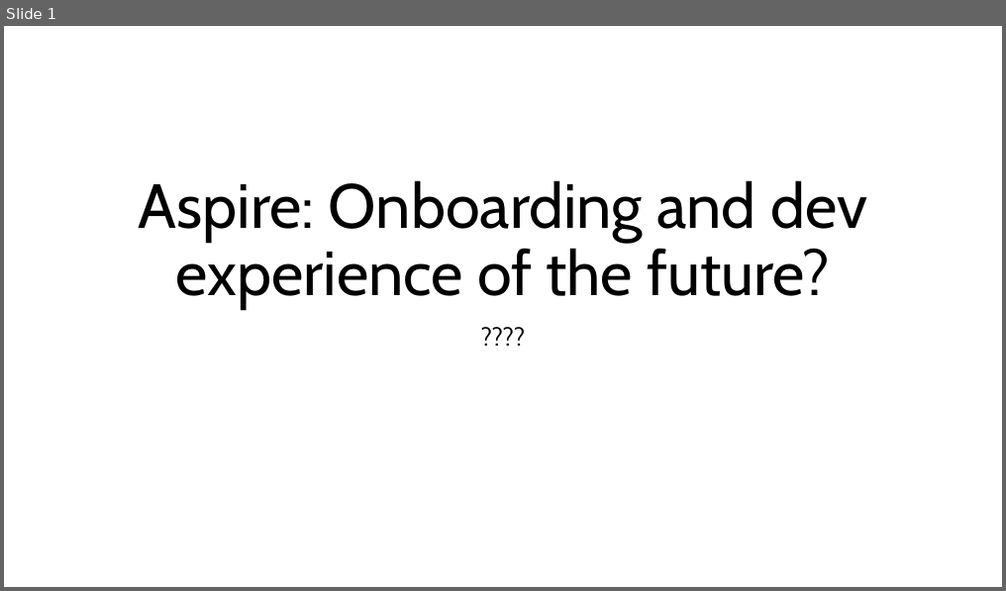
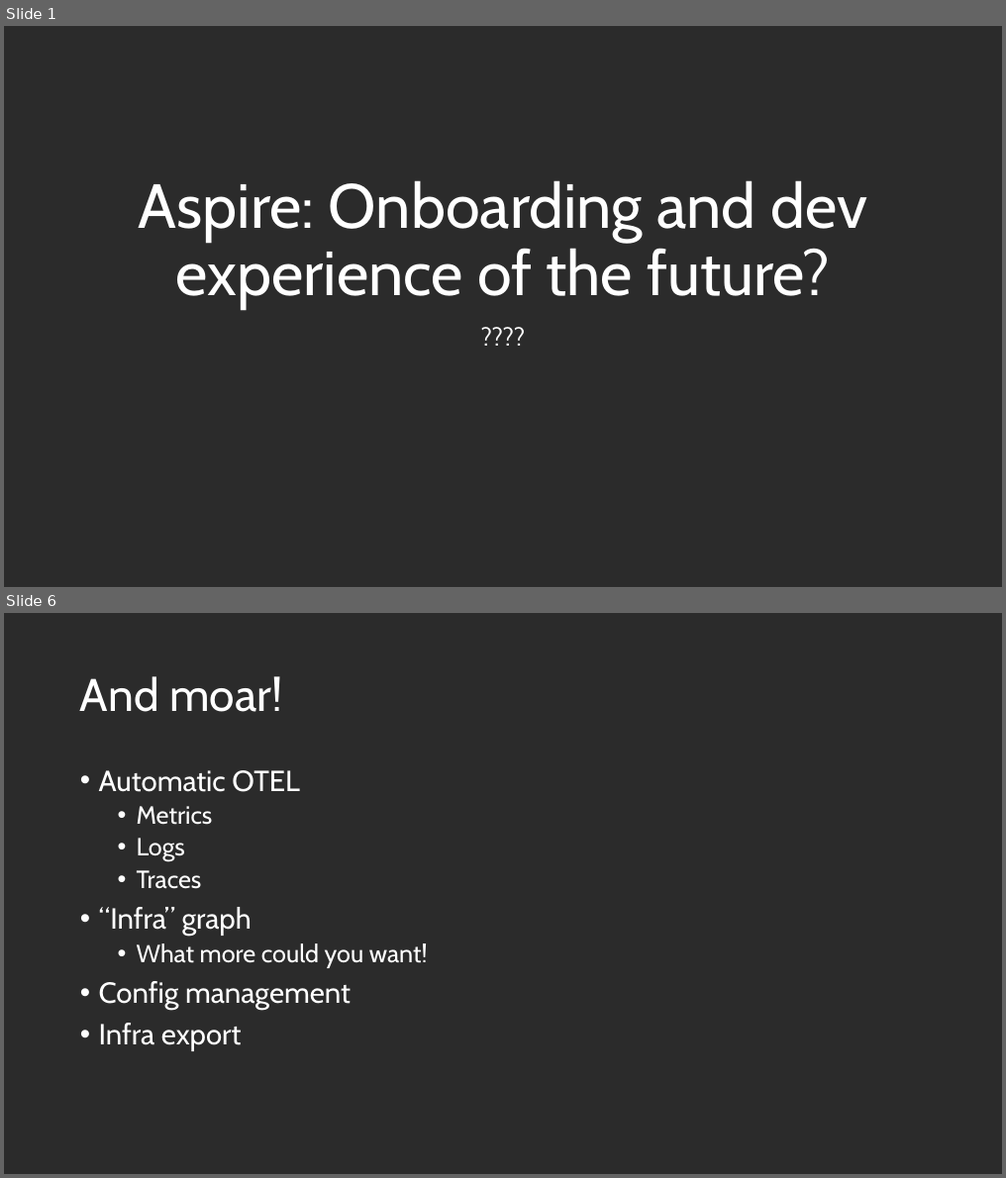
Before and after one commit to KFreon/Aspire-Onboarding-Talk, a slide deck: Aspire.pptx. Shown one above the other, each under a label of ours: slide 1 before the commit, slides 1 and 6 after it; the slides between them are not shown. The pictures are 1006x591 and 1006x1178 pixels, drawn with LibreOffice and Linux fonts; fonts in the diff are those of the drawing; background and template pictures are left out; a plain dark background stands for a picture behind light text. Boxes give left, top, right and bottom in pixels: in the first picture for what was removed or moved away, otherwise in the second. Text is boxed around its words. In the diff, an @@ line names an element or a change of style, - is before the commit and + after.

```diff
--- a/Aspire.pptx
+++ b/Aspire.pptx
@@ slide 6 added at bbox=[4, 613, 1002, 1174], background picture (left out) @@
@@ title added at bbox=[80, 676, 282, 712], 44 pt, text #FFFFFF @@
+And moar!
@@ text added at bbox=[99, 770, 428, 1052], 28 pt, text #FFFFFF @@
+• Automatic OTEL
+  • Metrics
+  • Logs
+  • Traces
+• “Infra” graph
+  • What more could you want!
+• Config management
+• Infra export
@@ slide 1 changed as well @@
@@ background #FFFFFF to picture (left out) @@
@@ title "Aspire: Onboarding and dev experience ..." at bbox=[139, 180, 867, 310]: text colour #000000 to #FFFFFF @@
@@ subtitle "????" at bbox=[129, 321, 877, 457]: text colour #000000 to #FFFFFF @@
```
Also in this commit, not shown: 8 other slides added.
